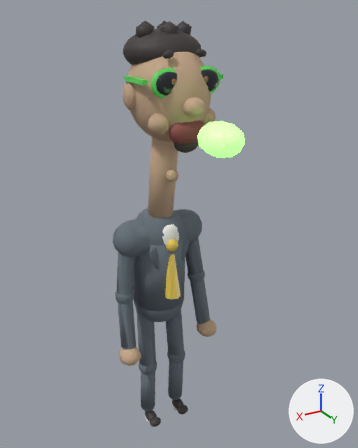
The FBX model unity/Assets/Art/Characters/generated/P2_Niko.fbx as it was, and as the next commit left it.
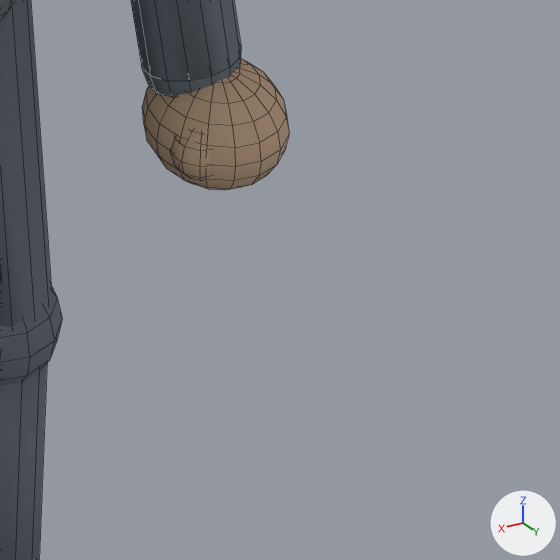
The first picture shows the older version from a camera (50 mm lens) standing at (1.43, 2.66, 2.86) and looking at (-0.02, 0.25, 1.66). The close-ups show the older and then the newer version on the part from 49% to 71% of the width and 69% to 86% of the height of that picture. Only the edits that show in the close-ups are written down. Lighting does not change. The marker at lower right points along +X, +Y and +Z. The close-ups show mesh edges as thin lines. Where no turn or scale is listed for an object, it has been applied to the vertices. Vertices at exactly the same position are counted once.

Names of what the first close-up shows: 'ArmL', 'LegL' and 1 more.
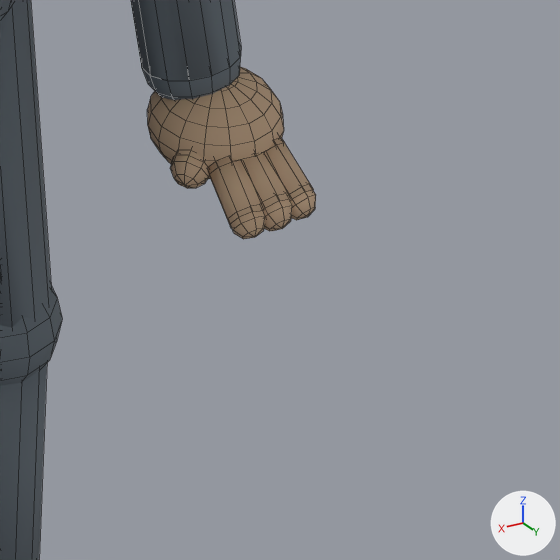
Where the change shows, as pixel boxes [x1, y1, x2, y2] in the close-ups (560 x 560 px):
'ArmL', reshaped: before [131, 0, 289, 190]; after [131, 0, 316, 239]
part 1 of me_cylinder_003, rebuilt: before [170, 131, 212, 180]; after [171, 149, 209, 168]
part 2 of me_cylinder_003, reshaped: before [142, 58, 289, 190]; after [147, 67, 316, 239]

Patch to the scene script:
```diff
--- a/unity/Assets/Art/Characters/generated/P2_Niko.fbx.py
+++ b/unity/Assets/Art/Characters/generated/P2_Niko.fbx.py
@@ me_cylinder_003 @@
 # used by ob_arml; location = (0.0, 0.0, 0.0)
-me_cylinder_003.from_pydata(...)  # 716 vertices, 796 faces; spans x -0.38..-0.176, y -0.034..0.231, z 0.677..1.574
+me_cylinder_003.from_pydata(...)  # 1000 vertices, 1096 faces; spans x -0.378..-0.176, y -0.034..0.272, z 0.676..1.574
+# me_cylinder_003 part 1: the loose piece of 52 vertices spanning x -0.302..-0.242, y 0.15..0.213, z 0.709..0.771 is rebuilt with 16 vertices and now spans x -0.296..-0.244, y 0.151..0.203, z 0.707..0.759
+# me_cylinder_003 part 2: 128 vertices moved from x -0.38..-0.24, y 0.07..0.231, z 0.689..0.8 to x -0.378..-0.242, y 0.079..0.221, z 0.691..0.782; 18 vertices removed from x -0.332..-0.288, y 0.125..0.175, z 0.677..0.803; 338 vertices added at x -0.359..-0.237, y 0.128..0.272, z 0.676..0.792
 me_cylinder_003.materials.append(mat_suitniko)
```
